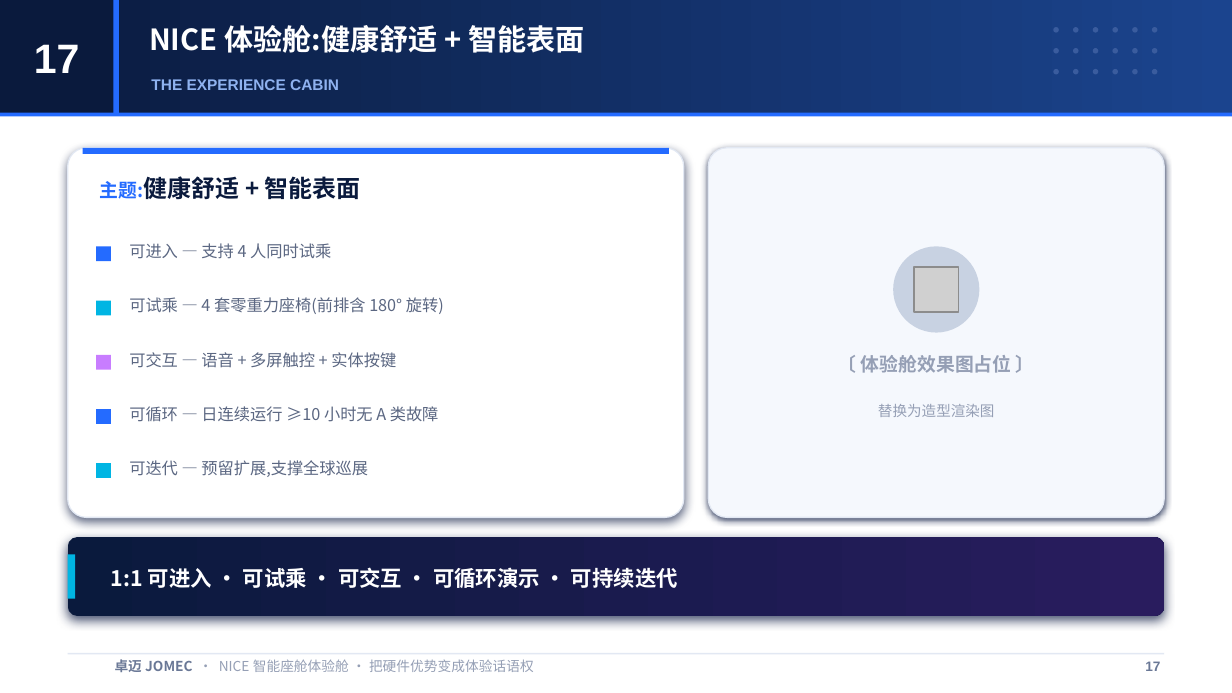
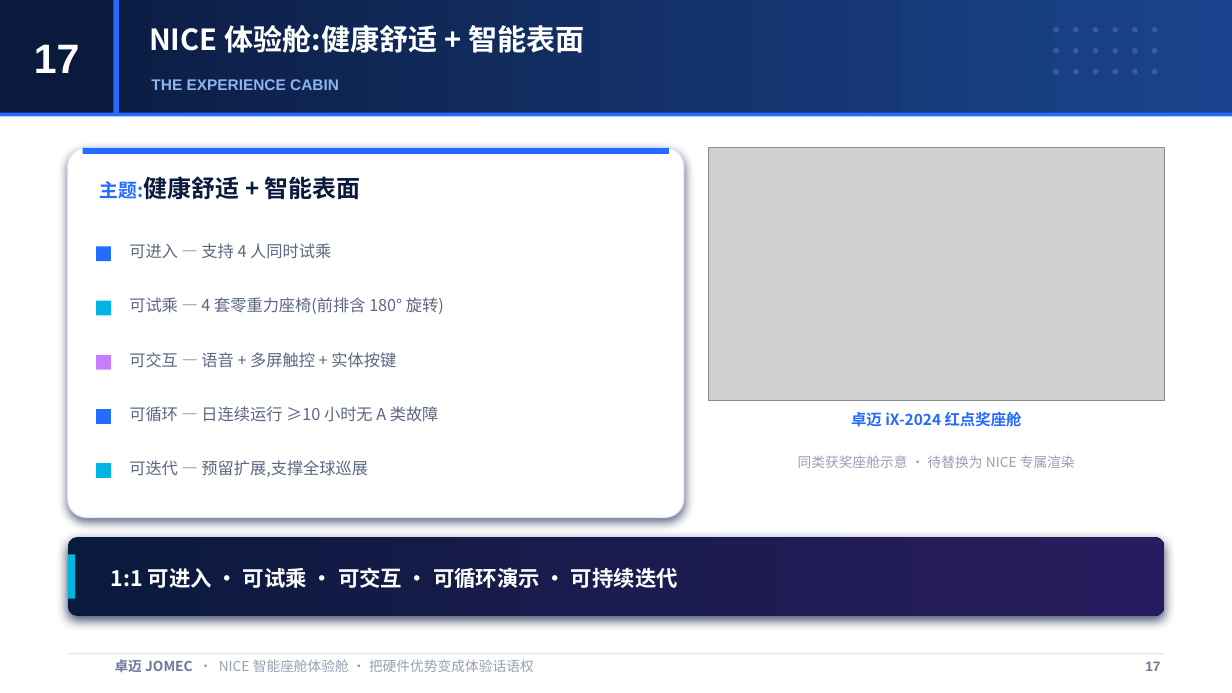
Before and after one commit to JOMECDESIGN/sales-proposal, a slide deck: slide 17 of NICE-智能座舱-售前方案-master-V2.pptx. Drawn at 1232x693 pixels with LibreOffice and Linux fonts; fonts in the diff are those of the drawing; grey boxes stand for pictures. Boxes give left, top, right and bottom in pixels: in the first picture for what was removed or moved away, otherwise in the second. Text is boxed around its words. In the diff, an @@ line names an element or a change of style, - is before the commit and + after.

```diff
--- a/NICE-智能座舱-售前方案-master-V2.pptx
+++ b/NICE-智能座舱-售前方案-master-V2.pptx
@@ rounded rectangle removed at (708,148,1164,517) @@
@@ picture added at (708,148,1164,400) @@
@@ ellipse removed at (893,246,979,333) @@
@@ picture removed at (914,267,958,312) @@
@@ text removed at (838,355,1035,373) @@
-〔 体验舱效果图占位 〕
@@ text added at (851,412,1022,427), 9 pt, text #246BFF, bold @@
+卓迈 iX-2024 红点奖座舱
@@ text at (798,455,1075,468): text changed; size 8.5 to 8 pt @@
-替换为造型渲染图
+同类获奖座舱示意 · 待替换为 NICE 专属渲染
```
Also in this commit, not shown: 1 other slide changed, 1 other file.
